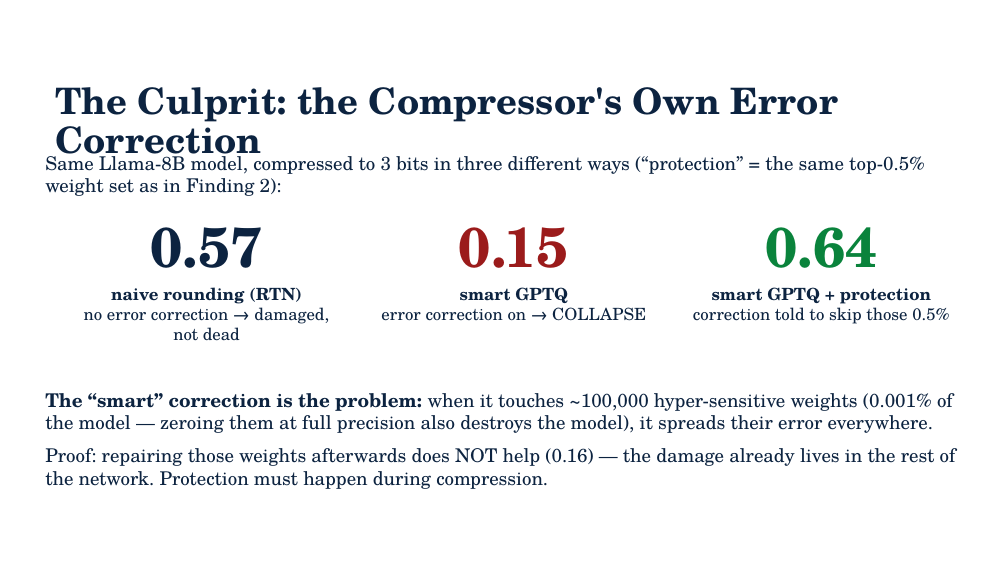
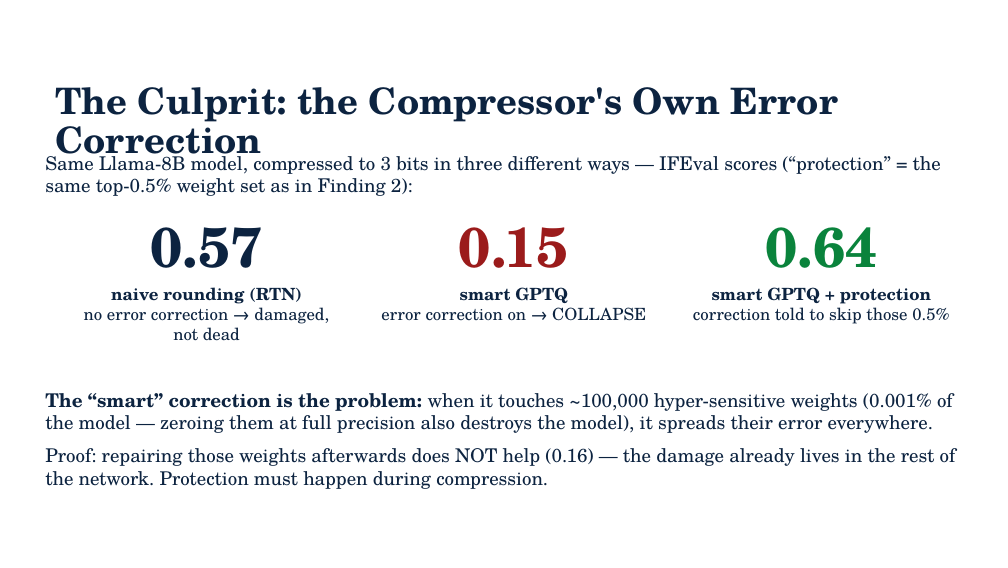
Before and after one commit to JiahaoZheng24/Instruction-Following-Attention-Head-Sensitive, a slide deck: slide 6 of paper/IFH_advisor_update_2026-09-03.pptx. Drawn at 1008x568 pixels with LibreOffice and Linux fonts; fonts in the diff are those of the drawing; background and template pictures are left out. Boxes give left, top, right and bottom in pixels: in the first picture for what was removed or moved away, otherwise in the second. Text is boxed around its words. In the diff, an @@ line names an element or a change of style, - is before the commit and + after.

```diff
--- a/paper/IFH_advisor_update_2026-09-03.pptx
+++ b/paper/IFH_advisor_update_2026-09-03.pptx
@@ text at <box>45,151,941,196</box>: text changed @@
-Same Llama-8B model, compressed to 3 bits in three different ways (“protection” = the same top-0.5% weight set as in Finding 2):
+Same Llama-8B model, compressed to 3 bits in three different ways — IFEval scores (“protection” = the same top-0.5% weight set as in Finding 2):
```
Also in this commit, not shown: 4 other slides changed.
